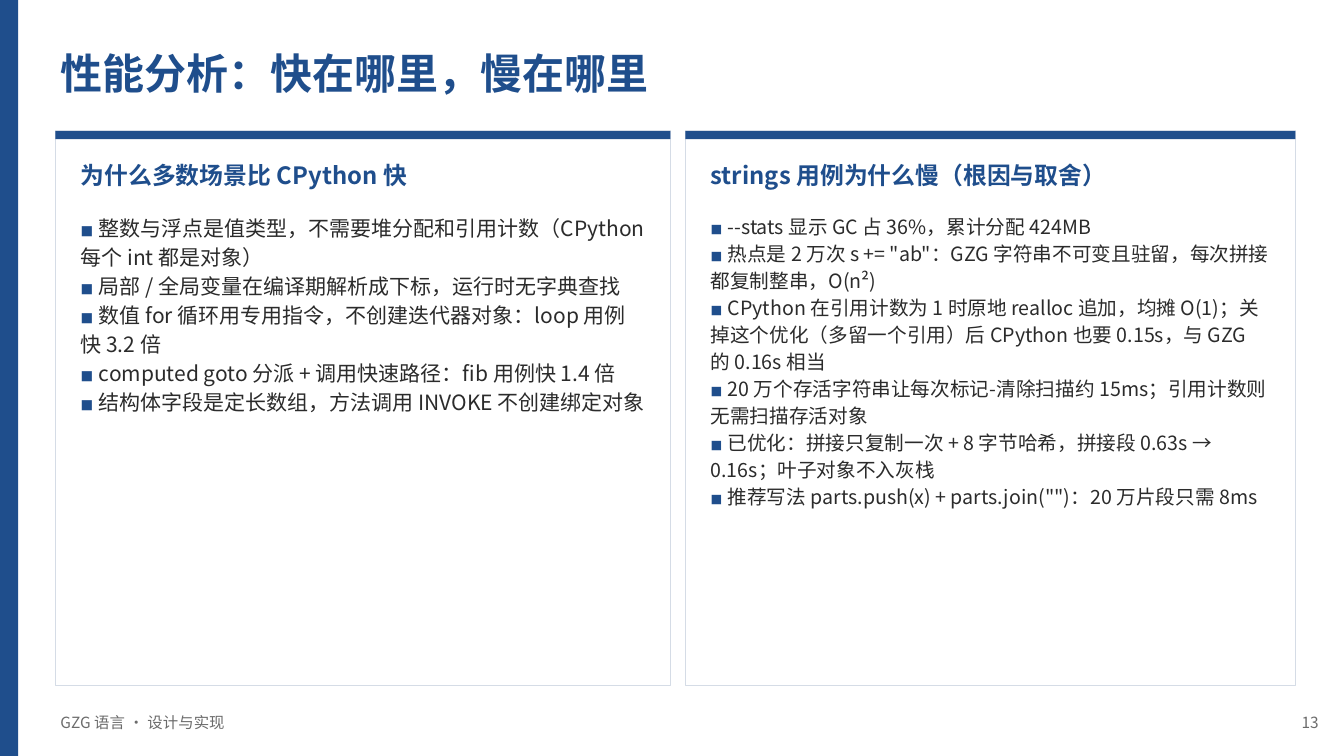
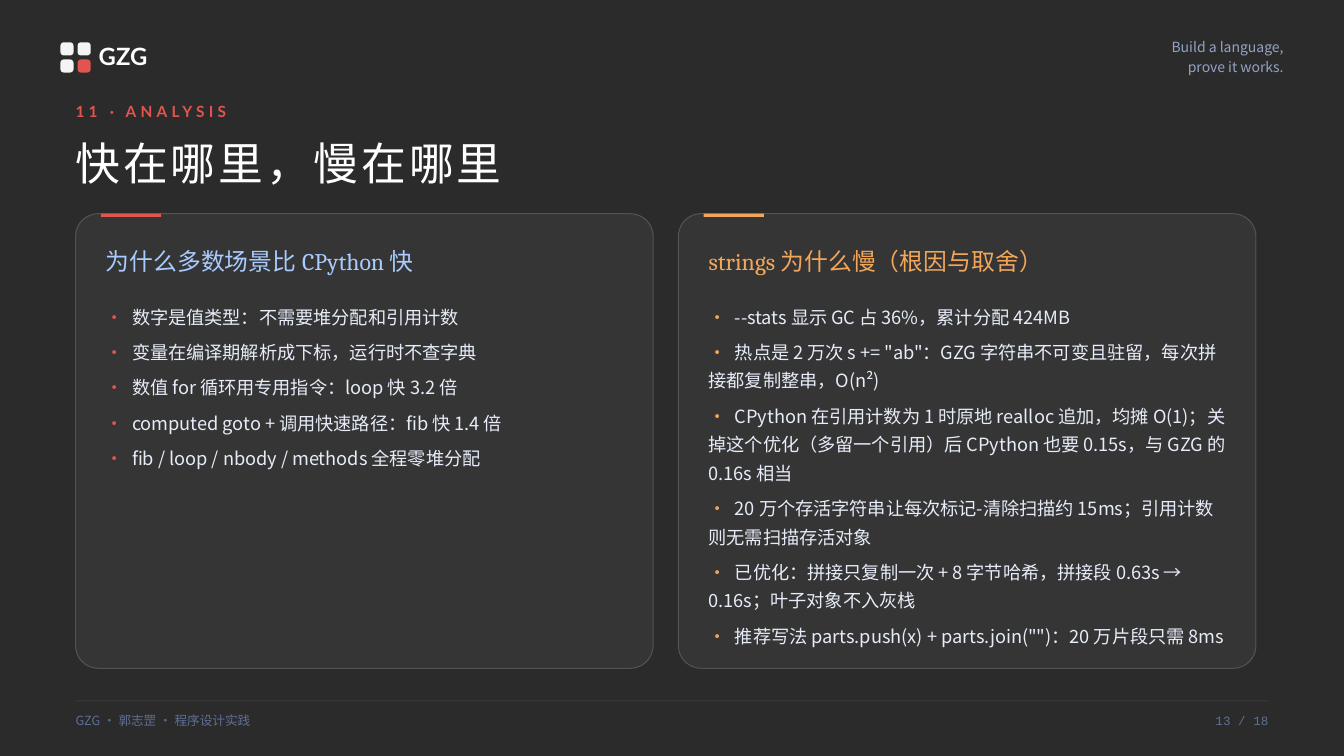
Before and after one commit to Lazyy-star/gzg-lang, a slide deck: slide 13 of docs/GZG语言介绍.pptx. Drawn at 1344x756 pixels with LibreOffice and Linux fonts; fonts in the diff are those of the drawing; background and template pictures are left out; a plain dark background stands for a picture behind light text. Boxes give left, top, right and bottom in pixels: in the first picture for what was removed or moved away, otherwise in the second. Text is boxed around its words. In the diff, an @@ line names an element or a change of style, - is before the commit and + after.

```diff
--- a/docs/GZG语言介绍.pptx
+++ b/docs/GZG语言介绍.pptx
@@ background #FFFFFF to picture (left out) @@
@@ rectangle removed at box(0, 0, 18, 756) @@
@@ rounded rectangle added at box(60, 42, 74, 55), fill #FFFFFF at 95% opacity @@
@@ rounded rectangle added at box(60, 59, 74, 73), fill #FFFFFF at 95% opacity @@
@@ rounded rectangle added at box(78, 42, 91, 55), fill #FFFFFF at 95% opacity @@
@@ rounded rectangle added at box(78, 59, 91, 73), fill #E2554F @@
@@ text added at box(99, 47, 148, 65), 17 pt, text #FFFFFF, bold @@
+GZG
@@ text added at box(1172, 41, 1284, 75), 10 pt, text #93A3C4 @@
+Build a language,
+prove it works.
@@ text added at box(76, 99, 882, 129), 11 pt, text #E2554F, bold @@
+11 · ANALYSIS
@@ rectangle removed at box(55, 131, 670, 686) @@
@@ rectangle removed at box(55, 131, 670, 139) @@
@@ text at box(76, 142, 502, 185): text changed; size 30 to 32 pt; font Noto Sans CJK SC to Cambria; text colour #1F4E8C to #FFFFFF; bold off @@
-性能分析：快在哪里，慢在哪里
+快在哪里，慢在哪里
@@ rectangle removed at box(686, 131, 1296, 686) @@
@@ rectangle removed at box(686, 131, 1296, 139) @@
@@ rounded rectangle added at box(76, 214, 653, 668), fill #FFFFFF at 6% opacity, outline #FFFFFF 0.75 pt @@
@@ rectangle added at box(101, 214, 161, 217), fill #E2554F @@
@@ rounded rectangle added at box(679, 214, 1256, 668), fill #FFFFFF at 6% opacity, outline #FFFFFF 0.75 pt @@
@@ rectangle added at box(704, 214, 764, 217), fill #F2A65A @@
@@ text "为什么多数场景比 CPython 快": place and size @@
-text "为什么多数场景比 CPython 快" at box(81, 163, 407, 190)
+text "为什么多数场景比 CPython 快" at box(106, 250, 414, 275)
@@ text "为什么多数场景比 CPython 快" at box(106, 250, 414, 275): font Noto Sans CJK SC to Cambria, text colour #1F4E8C to #A9CBFF, bold off; line spacing 1.15 to 1.18 @@
@@ text at box(709, 250, 1043, 275): text changed; font Noto Sans CJK SC to Cambria; text colour #1F4E8C to #F2A65A; bold off @@
-strings 用例为什么慢（根因与取舍）
+strings 为什么慢（根因与取舍）
@@ text at box(132, 308, 502, 469): text changed; size 15 to 13 pt; text colour #2B2B2B to #E6ECF8 @@
-■ 整数与浮点是值类型，不需要堆分配和引用计数（CPython 每个 int 都是对象）
-■ 局部 / 全局变量在编译期解析成下标，运行时无字典查找
-■ 数值 for 循环用专用指令，不创建迭代器对象：loop 用例快 3.2 倍
-■ computed goto 分派 + 调用快速路径：fib 用例快 1.4 倍
-■ 结构体字段是定长数组，方法调用 INVOKE 不创建绑定对象
+· 数字是值类型：不需要堆分配和引用计数
+· 变量在编译期解析成下标，运行时不查字典
+· 数值 for 循环用专用指令：loop 快 3.2 倍
+· computed goto + 调用快速路径：fib 快 1.4 倍
+· fib / loop / nbody / methods 全程零堆分配
@@ text at box(709, 308, 1225, 648): text changed; size 14 to 13 pt; text colour #2B2B2B to #E6ECF8 @@
-■ --stats 显示 GC 占 36%，累计分配 424MB
-■ 热点是 2 万次 s += "ab"：GZG 字符串不可变且驻留，每次拼接都复制整串，O(n²)
-■ CPython 在引用计数为 1 时原地 realloc 追加，均摊 O(1)；关掉这个优化（多留一个引用）后 CPython 也要 0.15s，与 GZG 的 0.16s 相当
-■ 20 万个存活字符串让每次标记-清除扫描约 15ms；引用计数则无需扫描存活对象
-■ 已优化：拼接只复制一次 + 8 字节哈希，拼接段 0.63s → 0.16s；叶子对象不入灰栈
-■ 推荐写法 parts.push(x) + parts.join("")：20 万片段只需 8ms
+· --stats 显示 GC 占 36%，累计分配 424MB
+· 热点是 2 万次 s += "ab"：GZG 字符串不可变且驻留，每次拼接都复制整串，O(n²)
+· CPython 在引用计数为 1 时原地 realloc 追加，均摊 O(1)；关掉这个优化（多留一个引用）后 CPython 也要 0.15s，与 GZG 的 0.16s 相当
+· 20 万个存活字符串让每次标记-清除扫描约 15ms；引用计数则无需扫描存活对象
+· 已优化：拼接只复制一次 + 8 字节哈希，拼接段 0.63s → 0.16s；叶子对象不入灰栈
+· 推荐写法 parts.push(x) + parts.join("")：20 万片段只需 8ms
@@ text at box(76, 714, 251, 726): text changed; size 11 to 9 pt; text colour #6B6B6B to #5E6F96 @@
-GZG 语言 · 设计与实现
+GZG · 郭志罡 · 程序设计实践
@@ rectangle added at box(76, 701, 1268, 702), fill #FFFFFF at 15% opacity @@
@@ text at box(1215, 716, 1268, 725): text changed; size 11 to 9 pt; font Noto Sans CJK SC to Courier New; text colour #6B6B6B to #5E6F96 @@
-13
+13 / 18
```
Also in this commit, not shown: 15 other slides changed, 2 slides added, 2 slides removed, 15 other files.
